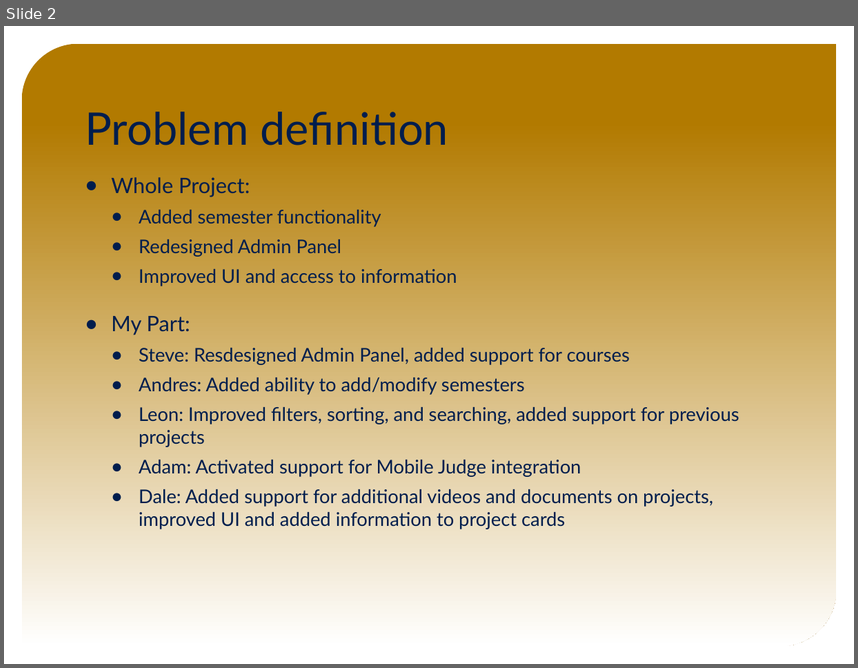
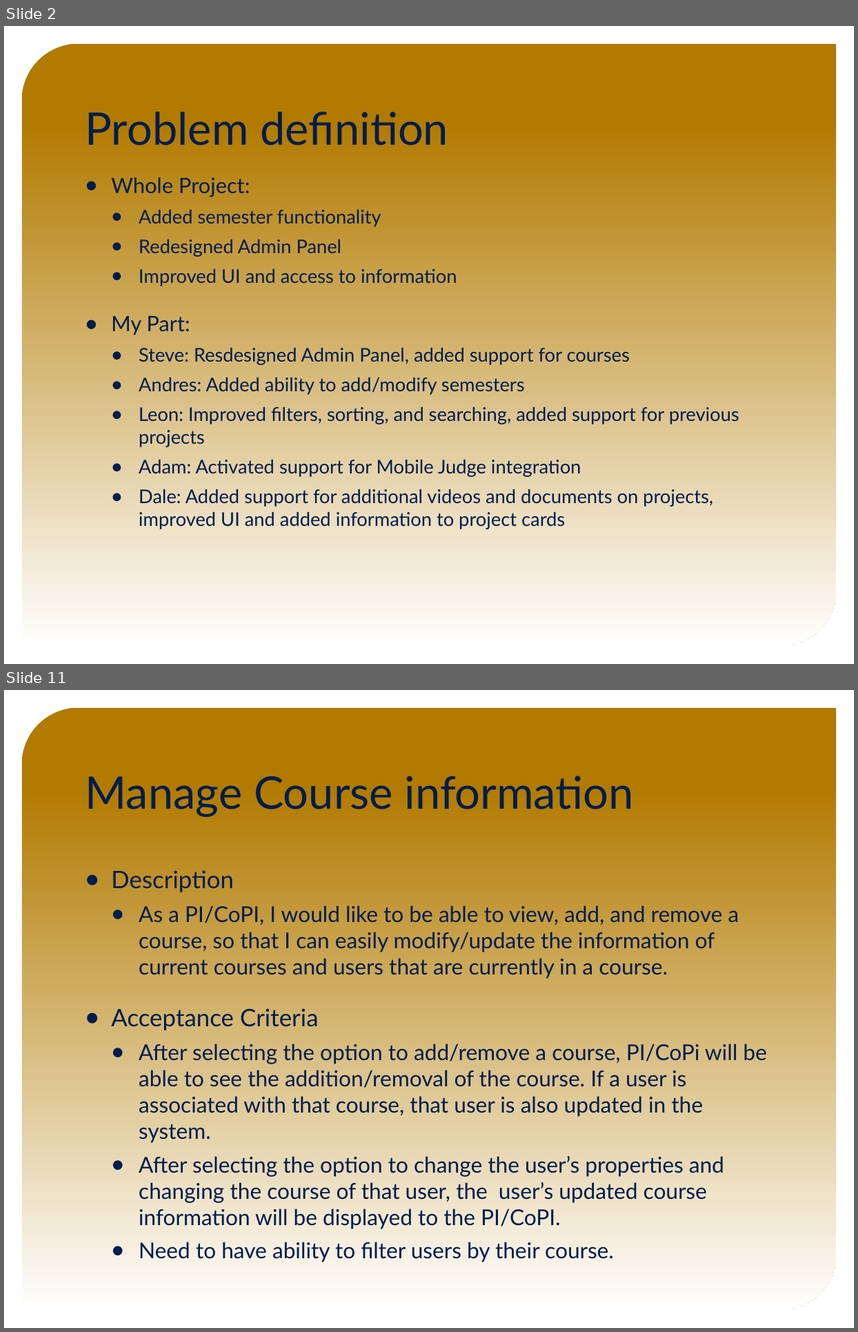
Before and after one commit to FIU-SCIS-Senior-Projects/VIP-Website-7.0, a slide deck: Presentation Slides/Final Presentation Slides.pptx. Shown one above the other, each under a label of ours: slide 2 before the commit, slides 2 and 11 after it; the slides between them are not shown. The pictures are 858x668 and 858x1332 pixels, drawn with LibreOffice and Linux fonts; fonts in the diff are those of the drawing; background and template pictures are left out. Boxes give left, top, right and bottom in pixels: in the first picture for what was removed or moved away, otherwise in the second. Text is boxed around its words. In the diff, an @@ line names an element or a change of style, - is before the commit and + after.

```diff
--- a/Presentation Slides/Final Presentation Slides.pptx
+++ b/Presentation Slides/Final Presentation Slides.pptx
@@ slide 11 added at (x1=4, y1=690, x2=854, y2=1328), background picture (left out); not listed: 1 template element that a slide beside it also shows @@
@@ title added at (x1=85, y1=776, x2=634, y2=817), 38 pt, text #001D4D @@
+Manage Course information
@@ text added at (x1=111, y1=870, x2=766, y2=1262), 18.5 pt, text #001D4D @@
+● Description
+  ● As a PI/CoPI, I would like to be able to view, add, and remove a course, so that I can easily modify/update the information of current courses and users that are currently in a course.
+● Acceptance Criteria
+  ● After selecting the option to add/remove a course, PI/CoPi will be able to see the addition/removal of the course. If a user is associated with that course, that user is also updated in the system.
+  ● After selecting the option to change the user’s properties and changing the course of that user, the user’s updated course information will be displayed to the PI/CoPI.
+  ● Need to have ability to filter users by their course.
```
Also in this commit, not shown: 6 slides changed, 10 other slides added, 6 slides removed, 1 other file.
